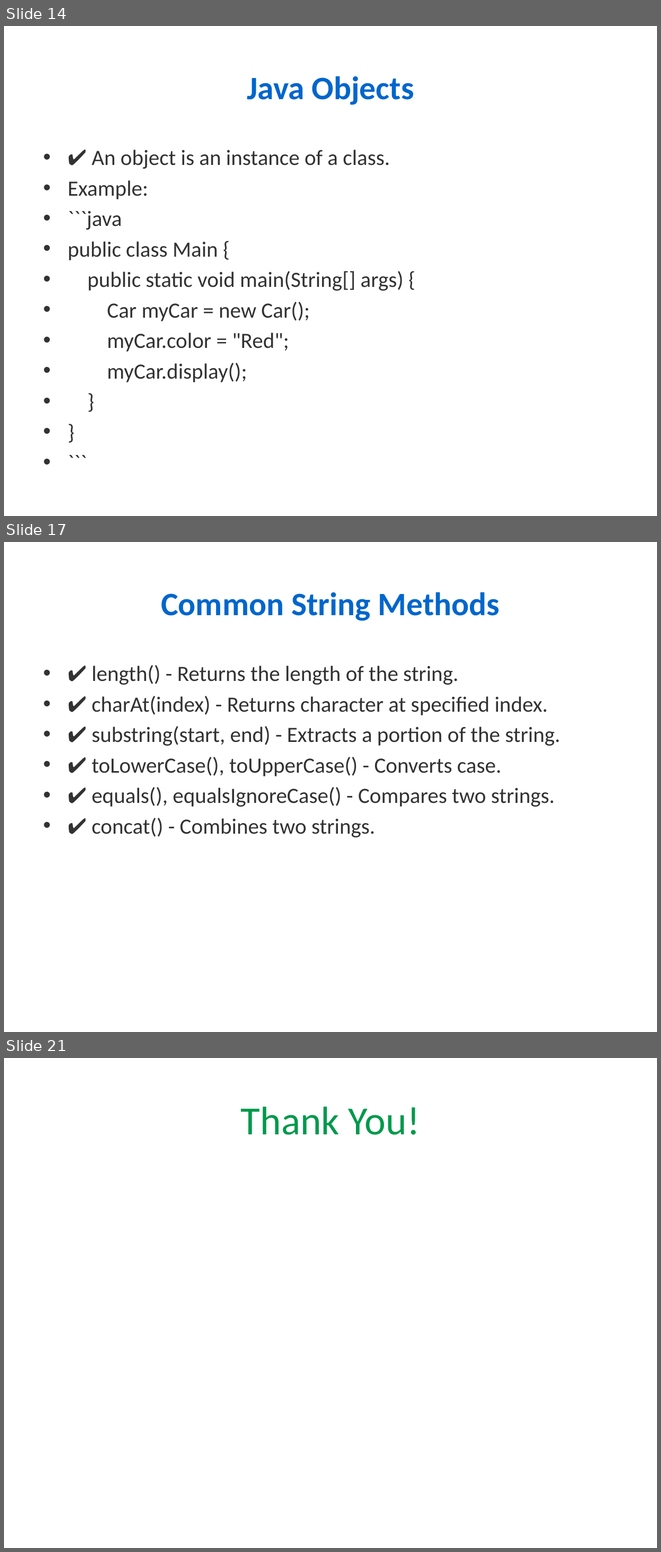
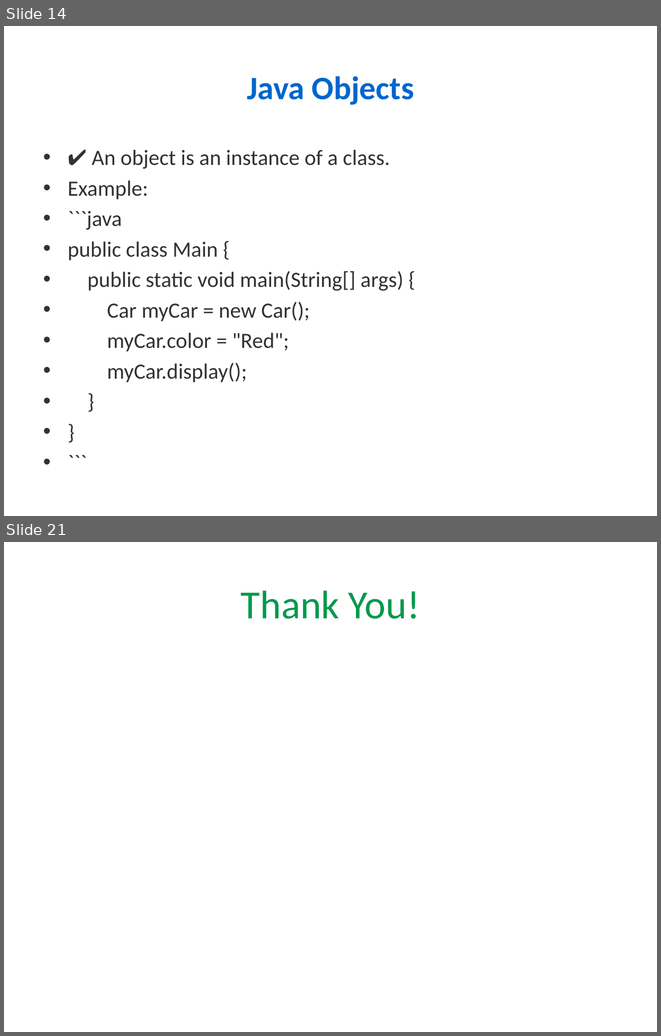
Before and after one commit to maheshawin/LearningContent, a slide deck: Java_Training_Full_Detailed.pptx. Shown one above the other, each under a label of ours: slides 14, 17 and 21 before the commit, slides 14 and 21 after it; the slides between them are not shown. The pictures are 661x1552 and 661x1036 pixels, drawn with LibreOffice and Linux fonts; fonts in the diff are those of the drawing. Boxes give left, top, right and bottom in pixels: in the first picture for what was removed or moved away, otherwise in the second. Text is boxed around its words. In the diff, an @@ line names an element or a change of style, - is before the commit and + after.

```diff
--- a/Java_Training_Full_Detailed.pptx
+++ b/Java_Training_Full_Detailed.pptx
@@ slide 17 removed at [4,542,657,1032], background #FFFFFF @@
@@ title removed at [161,592,500,621] @@
-Common String Methods
@@ text removed at [91,665,560,837] @@
-• ✔ length() - Returns the length of the string.
-• ✔ charAt(index) - Returns character at specified index.
-• ✔ substring(start, end) - Extracts a portion of the string.
-• ✔ toLowerCase(), toUpperCase() - Converts case.
-• ✔ equals(), equalsIgnoreCase() - Compares two strings.
-• ✔ concat() - Combines two strings.
```
Also in this commit, not shown: 6 slides changed, 5 other slides removed.
